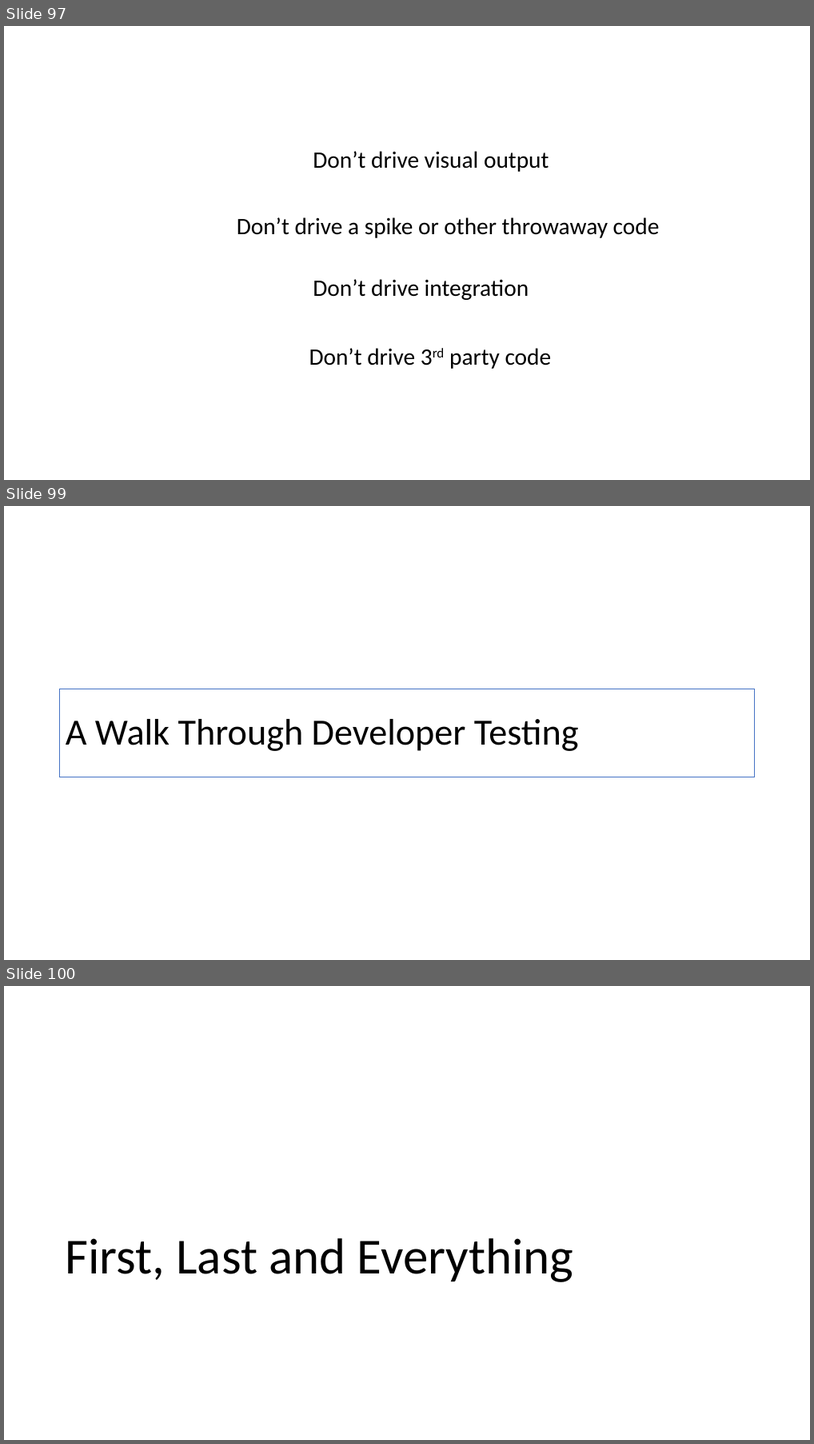
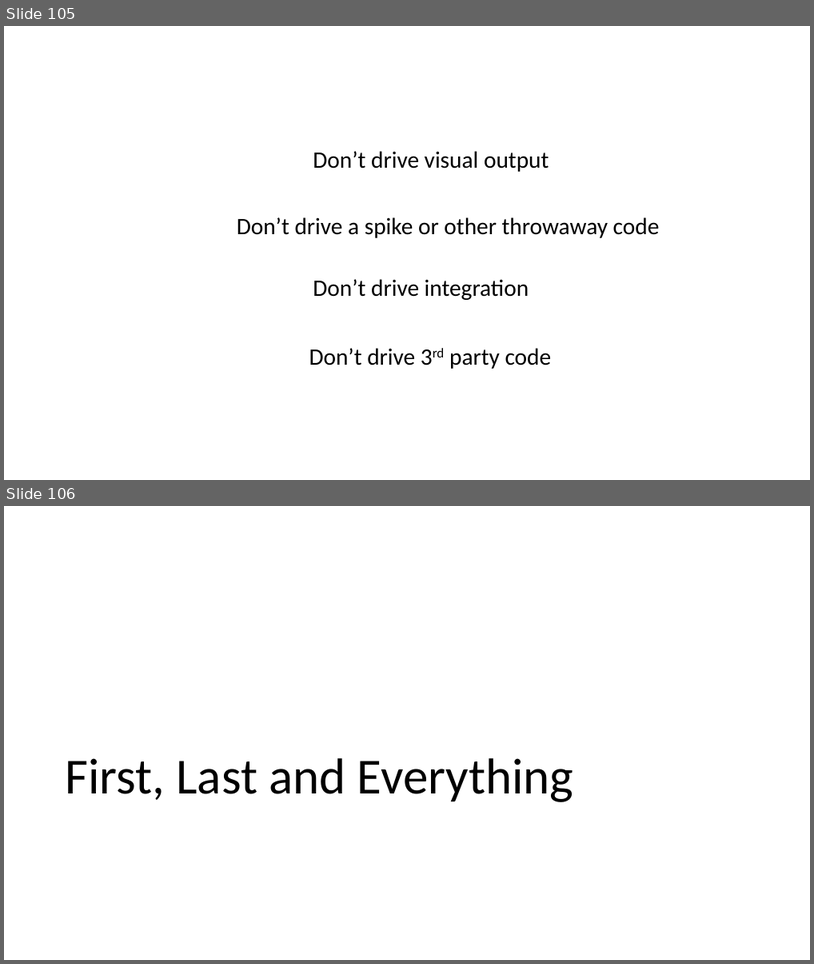
Before and after one commit to iancooper/Presentations, a slide deck: TDD Rediscovered.pptx. Shown one above the other, each under a label of ours: slides 97, 99 and 100 before the commit, slides 105 and 106 after it; the slides between them are not shown. The pictures are 814x1444 and 814x964 pixels, drawn with LibreOffice and Linux fonts; fonts in the diff are those of the drawing. Boxes give left, top, right and bottom in pixels: in the first picture for what was removed or moved away, otherwise in the second. Text is boxed around its words. In the diff, an @@ line names an element or a change of style, - is before the commit and + after.

```diff
--- a/TDD Rediscovered.pptx
+++ b/TDD Rediscovered.pptx
@@ slide 99 removed at [4,506,810,960], background #FFFFFF @@
@@ title removed at [60,689,755,777] @@
-A Walk Through Developer Testing
@@ what was slide 97 is now slide 105 @@
@@ what was slide 100 is now slide 106 @@
```
Also in this commit, not shown: 2 slides changed, 8 slides added, 5 other slides removed.
